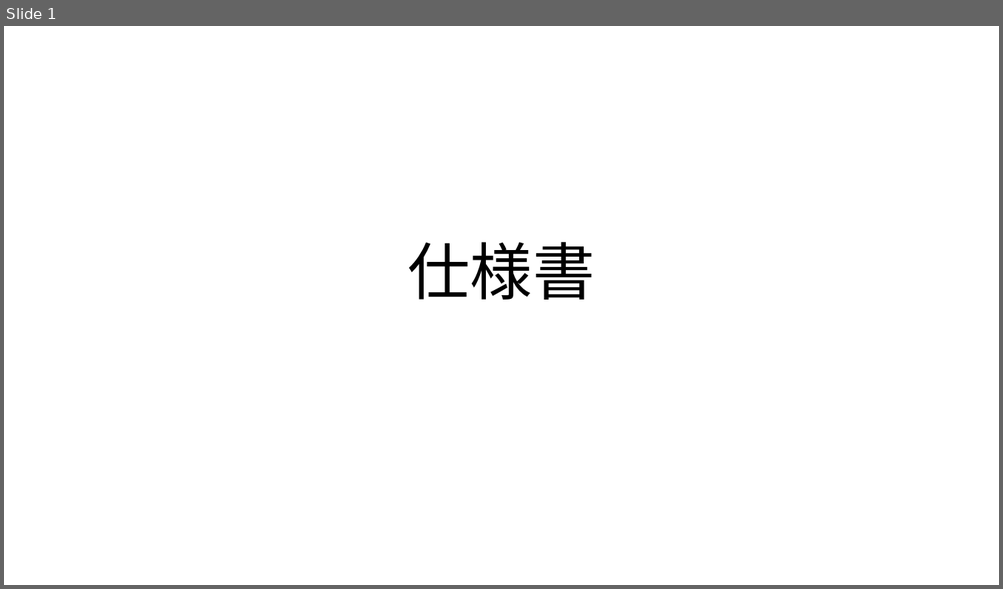
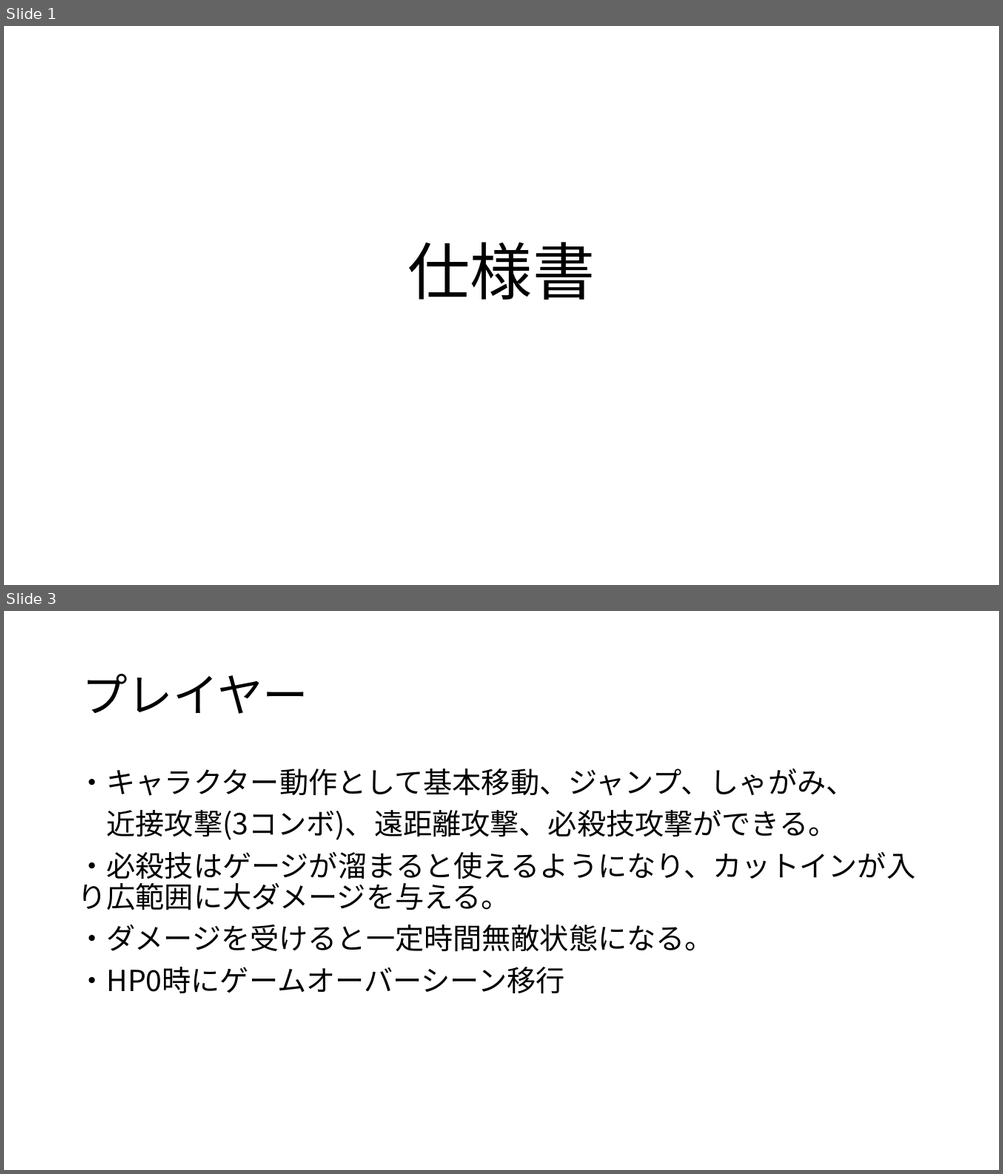
Before and after one commit to GCLUC2019/GameProject, a slide deck: 高松チーム/必要書類/仕様書/仕様書.pptx. Shown one above the other, each under a label of ours: slide 1 before the commit, slides 1 and 3 after it; the slides between them are not shown. The pictures are 1003x589 and 1003x1174 pixels, drawn with LibreOffice and Linux fonts; fonts in the diff are those of the drawing. Boxes give left, top, right and bottom in pixels: in the first picture for what was removed or moved away, otherwise in the second. Text is boxed around its words. In the diff, an @@ line names an element or a change of style, - is before the commit and + after.

```diff
--- a/高松チーム/必要書類/仕様書/仕様書.pptx
+++ b/高松チーム/必要書類/仕様書/仕様書.pptx
@@ slide 3 added at (x1=4, y1=611, x2=999, y2=1170), background #FFFFFF @@
@@ title added at (x1=82, y1=674, x2=308, y2=714), 44 pt, text #000000 @@
+プレイヤー
@@ text added at (x1=78, y1=769, x2=916, y2=994), 28 pt, text #000000 @@
+・キャラクター動作として基本移動、ジャンプ、しゃがみ、
+近接攻撃(3コンボ)、遠距離攻撃、必殺技攻撃ができる。
+・必殺技はゲージが溜まると使えるようになり、カットインが入り広範囲に大ダメージを与える。
+・ダメージを受けると一定時間無敵状態になる。
+・HP0時にゲームオーバーシーン移行
```
Also in this commit, not shown: 2 slides changed, 6 other slides added, 22 slides removed.
